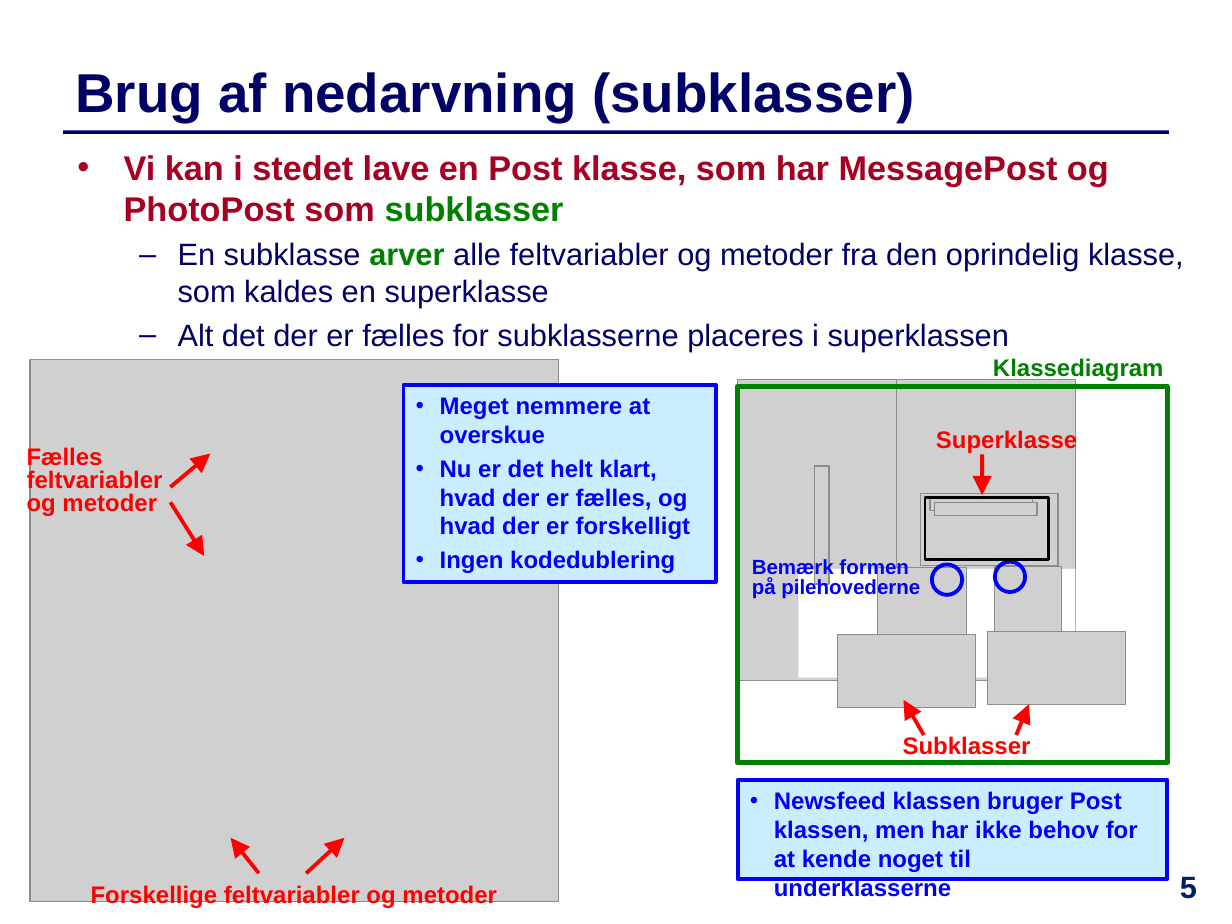
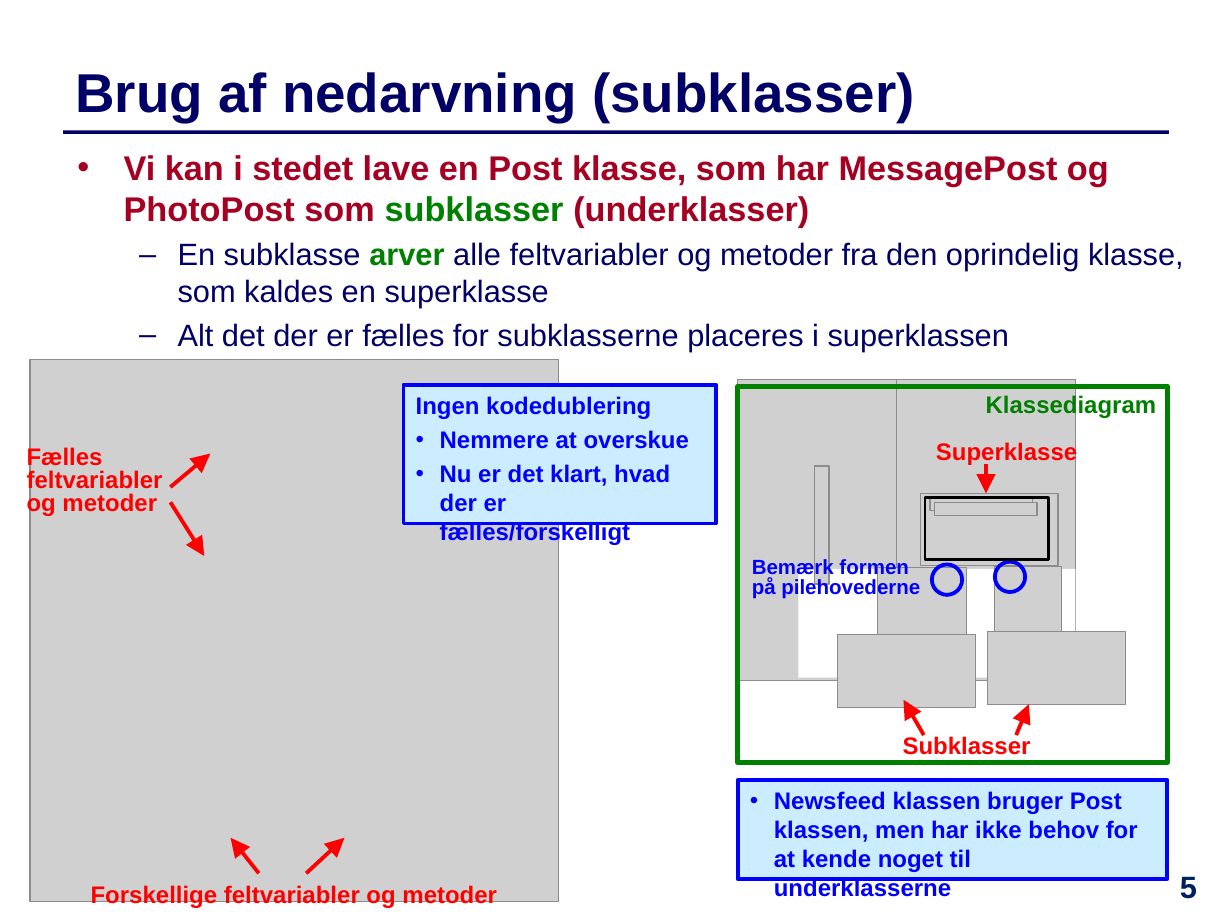
Before and after one commit to IntProgAU/Materiale, a slide deck: slide 5 of web/e23/uge_11/Slides-Uge11.pptx. Drawn at 1232x924 pixels with LibreOffice and Linux fonts; fonts in the diff are those of the drawing; grey boxes stand for pictures; background and template pictures are left out. Boxes give left, top, right and bottom in pixels: in the first picture for what was removed or moved away, otherwise in the second. Text is boxed around its words. In the diff, an @@ line names an element or a change of style, - is before the commit and + after.

```diff
--- a/web/e23/uge_11/Slides-Uge11.pptx
+++ b/web/e23/uge_11/Slides-Uge11.pptx
@@ text at [124,155,1109,227]: text changed @@
-• Vi kan i stedet lave en Post klasse, som har MessagePost og PhotoPost som subklasser
+• Vi kan i stedet lave en Post klasse, som har MessagePost og PhotoPost som subklasser (underklasser)
@@ rectangle "Ingen kodedublering": place and size @@
-rectangle "Ingen kodedublering" at [404,384,717,582]
+rectangle "Ingen kodedublering" at [404,384,717,524]
@@ text "Klassediagram": place and size @@
-text "Klassediagram" at [993,358,1164,382]
+text "Klassediagram" at [986,394,1157,419]
@@ text in rectangle at [416,396,651,419]: bullet • to none @@
@@ text in rectangle at [440,397,691,539]: paragraphs removed @@
-• Meget nemmere at overskue
-• Nu er det helt klart, hvad der er fælles, og hvad der er forskelligt
@@ text in rectangle at [440,430,689,545]: paragraphs added @@
+• Nemmere at overskue
+• Nu er det klart, hvad der er fælles/forskelligt
@@ text "Superklasse": place and size @@
-text "Superklasse" at [936,429,1077,454]
+text "Superklasse" at [936,441,1077,466]
@@ arrow moved from (982, 455) - (982, 495) to (986, 464) - (986, 493) @@
```
Also in this commit, not shown: 12 other slides changed, 3 other files.
